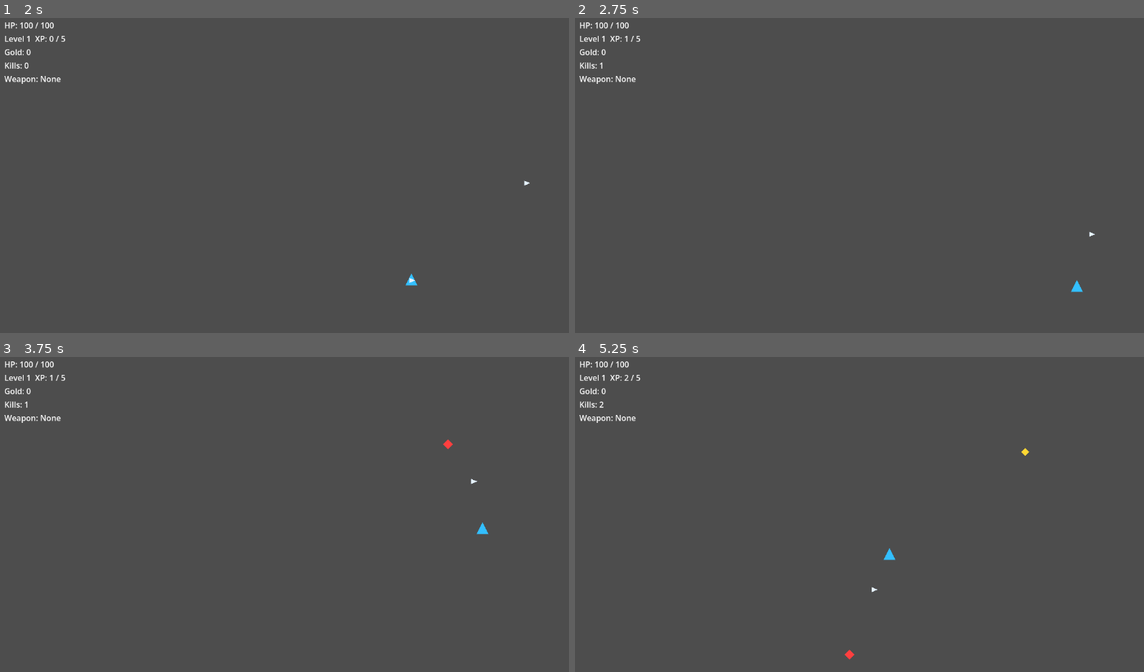
Above: before the commit, frames 1-4 (two rows, left to right).
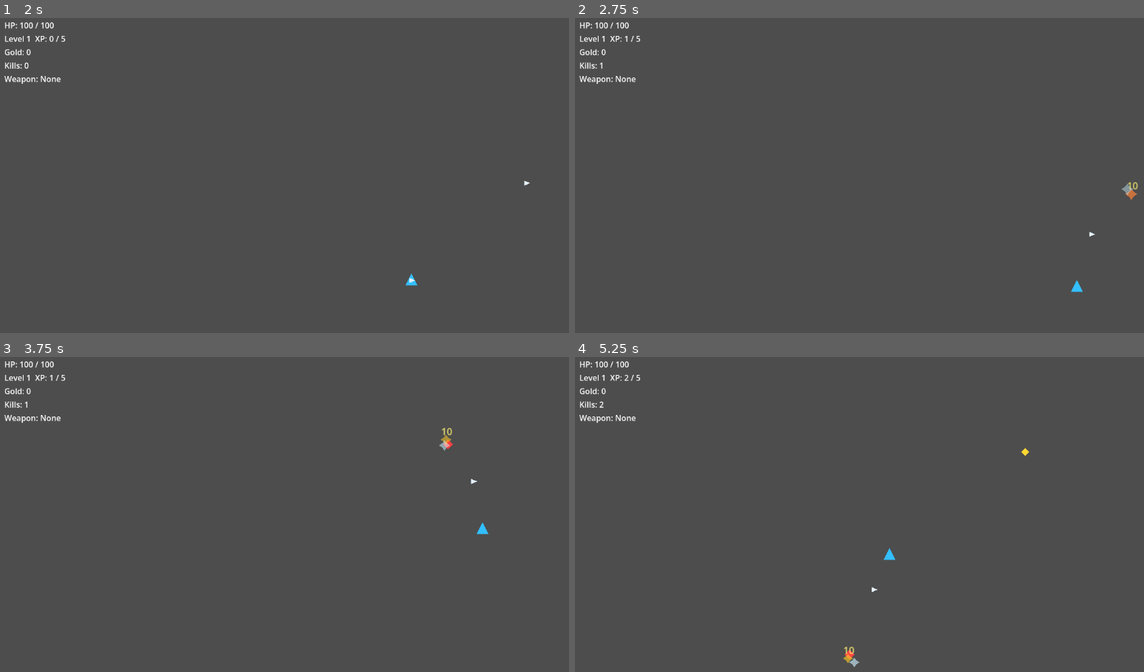
Above: after the commit, the same moments.

Repository: airisuzuki123/RogueLootPrototype
Game: Godot game, scene res://scenes/main.tscn
Two runs of this game, one before a commit and one after it. Both use one fixed random seed, a clock stepped at 60 frames per second and the inputs below.
Inputs:
- Up to frame 1 (2 s): tap Enter at 0.5 s; hold D (move_right) 0.53-1.28 s; tap Space at 1.25 s; hold S (move_down) from 1.28 s (still down)
- Up to frame 2 (2.75 s): release S (move_down) at 2.03 s; hold D (move_right) from 2.03 s (still down)
- Up to frame 3 (3.75 s): release D (move_right) at 2.78 s; hold W (move_up) 2.78-3.53 s; hold A (move_left) from 3.53 s (still down)
- Up to frame 4 (5.25 s): tap Enter at 5 s; release A (move_left) at 5.03 s; hold S (move_down) from 5.03 s (still down)

Frame 1 is identical in both runs. In frame 2, less than 0.1% of the frame differs, in the area x 96-99%, y 52-58%; in frame 3, less than 0.1%; in frame 4, less than 0.1%.

Commit message:
Add combat feedback pass

Diff:
--- /dev/null
+++ b/scenes/damage_number.tscn
@@ -0,0 +1,9 @@
+[gd_scene load_steps=2 format=3 uid="uid://damage_number_scene"]
+
+[ext_resource type="Script" path="res://scripts/effects/damage_number.gd" id="1_damage_number"]
+
+[node name="DamageNumber" type="Label"]
+script = ExtResource("1_damage_number")
+z_index = 100
+text = "0"
+horizontal_alignment = 1
--- /dev/null
+++ b/scenes/hit_burst.tscn
@@ -0,0 +1,11 @@
+[gd_scene load_steps=2 format=3 uid="uid://hit_burst_scene"]
+
+[ext_resource type="Script" path="res://scripts/effects/hit_burst.gd" id="1_hit_burst"]
+
+[node name="HitBurst" type="Node2D"]
+script = ExtResource("1_hit_burst")
+z_index = 90
+
+[node name="Visual" type="Polygon2D" parent="."]
+color = Color(1, 0.9, 0.25, 0.85)
+polygon = PackedVector2Array(0, -9, 4, -4, 10, 0, 4, 4, 0, 10, -4, 4, -10, 0, -4, -4)
--- /dev/null
+++ b/scripts/effects/combat_feedback.gd
@@ -0,0 +1,21 @@
+class_name CombatFeedback
+extends RefCounted
+
+const DAMAGE_NUMBER_SCENE := preload("res://scenes/damage_number.tscn")
+const HIT_BURST_SCENE := preload("res://scenes/hit_burst.tscn")
+
+static func show_damage(world: Node, position: Vector2, amount: int, tint: Color = Color.WHITE) -> void:
+	if world == null:
+		return
+	var number := DAMAGE_NUMBER_SCENE.instantiate()
+	number.global_position = position + Vector2(-10, -28)
+	world.add_child(number)
+	number.setup(amount, tint)
+
+static func show_burst(world: Node, position: Vector2, tint: Color = Color(1, 0.9, 0.25, 0.85), size: float = 1.0) -> void:
+	if world == null:
+		return
+	var burst := HIT_BURST_SCENE.instantiate()
+	burst.global_position = position
+	world.add_child(burst)
+	burst.setup(tint, size)
--- /dev/null
+++ b/scripts/effects/damage_number.gd
@@ -0,0 +1,25 @@
+extends Label
+
+@export var float_distance: float = 34.0
+@export var lifetime: float = 0.65
+
+var velocity: Vector2 = Vector2.ZERO
+var elapsed: float = 0.0
+var start_position: Vector2
+
+func setup(amount: int, tint: Color = Color.WHITE) -> void:
+	text = str(amount)
+	modulate = tint
+
+func _ready() -> void:
+	start_position = global_position
+	velocity = Vector2(randf_range(-18.0, 18.0), -float_distance)
+
+func _process(delta: float) -> void:
+	elapsed += delta
+	global_position += velocity * delta
+	var progress := clampf(elapsed / lifetime, 0.0, 1.0)
+	modulate.a = 1.0 - progress
+	scale = Vector2.ONE * lerpf(1.25, 0.85, progress)
+	if elapsed >= lifetime:
+		queue_free()
--- /dev/null
+++ b/scripts/effects/hit_burst.gd
@@ -0,0 +1,20 @@
+extends Node2D
+
+@export var lifetime: float = 0.18
+
+var elapsed: float = 0.0
+@onready var visual: Polygon2D = $Visual
+
+func setup(tint: Color = Color(1, 0.9, 0.25, 0.85), start_scale: float = 1.0) -> void:
+	if visual == null:
+		await ready
+	visual.color = tint
+	scale = Vector2.ONE * start_scale
+
+func _process(delta: float) -> void:
+	elapsed += delta
+	var progress := clampf(elapsed / lifetime, 0.0, 1.0)
+	scale = Vector2.ONE * lerpf(0.65, 1.65, progress)
+	visual.color.a = 1.0 - progress
+	if elapsed >= lifetime:
+		queue_free()
--- a/scripts/entities/enemy.gd
+++ b/scripts/entities/enemy.gd
@@ -1,6 +1,7 @@
 extends CharacterBody2D
 
 const LOOT_DROP_SCENE := preload("res://scenes/loot_drop.tscn")
+const CombatFeedback := preload("res://scripts/effects/combat_feedback.gd")
 
 @export var move_speed: float = 120.0
 @export var max_health: int = 20
@@ -12,6 +13,7 @@
 var health: int
 var target: Node2D
 var attack_cooldown: float = 0.0
+@onready var visual: Polygon2D = $Visual
 
 func _ready() -> void:
 	health = max_health
@@ -33,12 +35,16 @@
 	if GameManager.is_run_over:
 		return
 	health -= amount
+	_flash_on_hit()
+	CombatFeedback.show_damage(get_tree().current_scene, global_position, amount, Color(1, 0.95, 0.45, 1))
+	CombatFeedback.show_burst(get_tree().current_scene, global_position, Color(1, 0.8, 0.15, 0.85), 0.8)
 	if health <= 0:
 		_die()
 
 func _die() -> void:
 	GameManager.register_kill()
 	GameManager.add_experience(experience_reward)
+	CombatFeedback.show_burst(get_tree().current_scene, global_position, Color(1, 0.35, 0.25, 0.95), 1.6)
 	if randf() <= loot_chance:
 		var loot := LOOT_DROP_SCENE.instantiate()
 		loot.global_position = global_position
@@ -52,3 +58,8 @@
 	attack_cooldown = attack_interval
 	if target.has_method("take_damage"):
 		target.take_damage(touch_damage)
+
+func _flash_on_hit() -> void:
+	visual.modulate = Color(1.6, 1.6, 1.6, 1)
+	var tween := create_tween()
+	tween.tween_property(visual, "modulate", Color.WHITE, 0.08)
--- a/scripts/entities/player.gd
+++ b/scripts/entities/player.gd
@@ -1,6 +1,7 @@
 extends CharacterBody2D
 
 const PROJECTILE_SCENE := preload("res://scenes/projectile.tscn")
+const CombatFeedback := preload("res://scripts/effects/combat_feedback.gd")
 
 @export var move_speed: float = 260.0
 @export var max_health: int = 100
@@ -8,13 +9,16 @@
 @export var projectile_damage: int = 10
 @export var projectile_count: int = 1
 @export var screen_margin: float = 16.0
+@export var invulnerability_duration: float = 0.55
 
 var health: int
 var fire_cooldown: float = 0.0
+var invulnerability_timer: float = 0.0
 var base_fire_interval: float
 var equipment_damage_bonus: int = 0
 var equipment_attack_speed_bonus: int = 0
 var equipment_health_bonus: int = 0
+@onready var visual: Polygon2D = $Visual
 
 func _ready() -> void:
 	health = max_health
@@ -24,6 +28,7 @@
 func _physics_process(delta: float) -> void:
 	if GameManager.is_run_over or GameManager.is_upgrade_pending:
 		return
+	_update_invulnerability(delta)
 	var direction := Input.get_vector("move_left", "move_right", "move_up", "move_down")
 	velocity = direction * move_speed
 	move_and_slide()
@@ -31,10 +36,13 @@
 	_update_auto_attack(delta)
 
 func take_damage(amount: int) -> void:
-	if GameManager.is_run_over or GameManager.is_upgrade_pending:
+	if GameManager.is_run_over or GameManager.is_upgrade_pending or invulnerability_timer > 0.0:
 		return
+	invulnerability_timer = invulnerability_duration
 	health -= amount
 	GameManager.update_player_health(max(health, 0), max_health)
+	CombatFeedback.show_damage(get_tree().current_scene, global_position, amount, Color(1, 0.25, 0.25, 1))
+	CombatFeedback.show_burst(get_tree().current_scene, global_position, Color(1, 0.2, 0.2, 0.9), 1.3)
 	if health <= 0:
 		GameManager.end_run()
 		queue_free()
@@ -130,3 +138,10 @@
 func _calculate_fire_interval() -> float:
 	var speed_multiplier := 1.0 + float(equipment_attack_speed_bonus) / 100.0
 	return max(0.14, base_fire_interval / max(speed_multiplier, 0.1))
+
+func _update_invulnerability(delta: float) -> void:
+	if invulnerability_timer <= 0.0:
+		visual.modulate.a = 1.0
+		return
+	invulnerability_timer -= delta
+	visual.modulate.a = 0.35 if int(invulnerability_timer * 20.0) % 2 == 0 else 1.0
--- a/scripts/entities/projectile.gd
+++ b/scripts/entities/projectile.gd
@@ -1,4 +1,6 @@
 extends Area2D
+
+const CombatFeedback := preload("res://scripts/effects/combat_feedback.gd")
 
 @export var speed: float = 520.0
 @export var lifetime: float = 1.4
@@ -22,4 +24,5 @@
 		return
 	if body.has_method("take_damage"):
 		body.take_damage(damage)
+	CombatFeedback.show_burst(get_tree().current_scene, global_position, Color(0.8, 0.95, 1.0, 0.8), 0.7)
 	queue_free()
